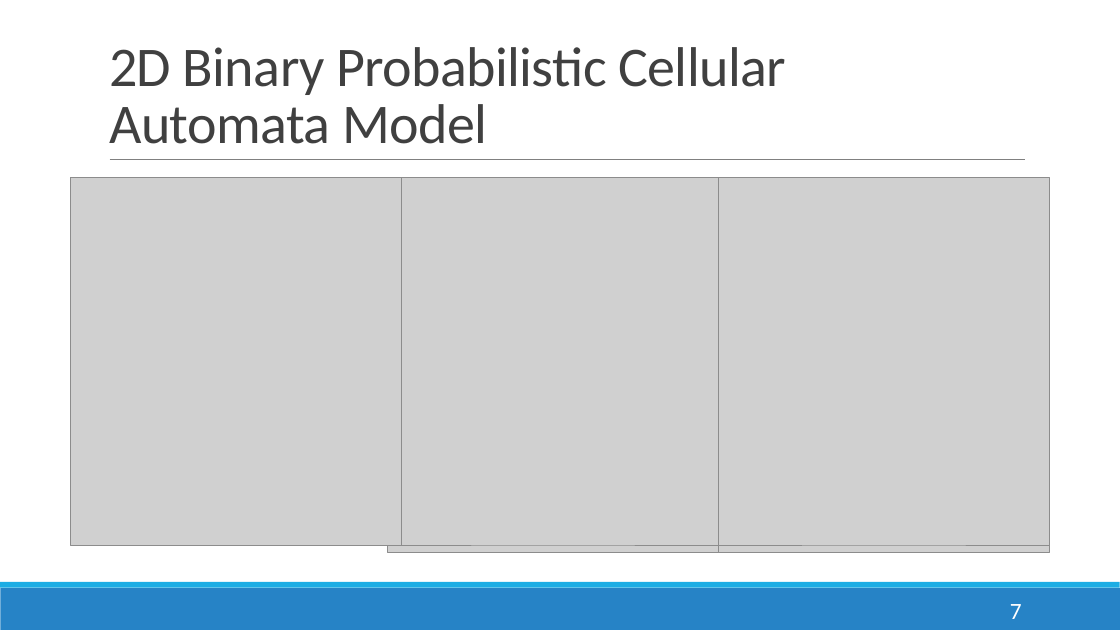
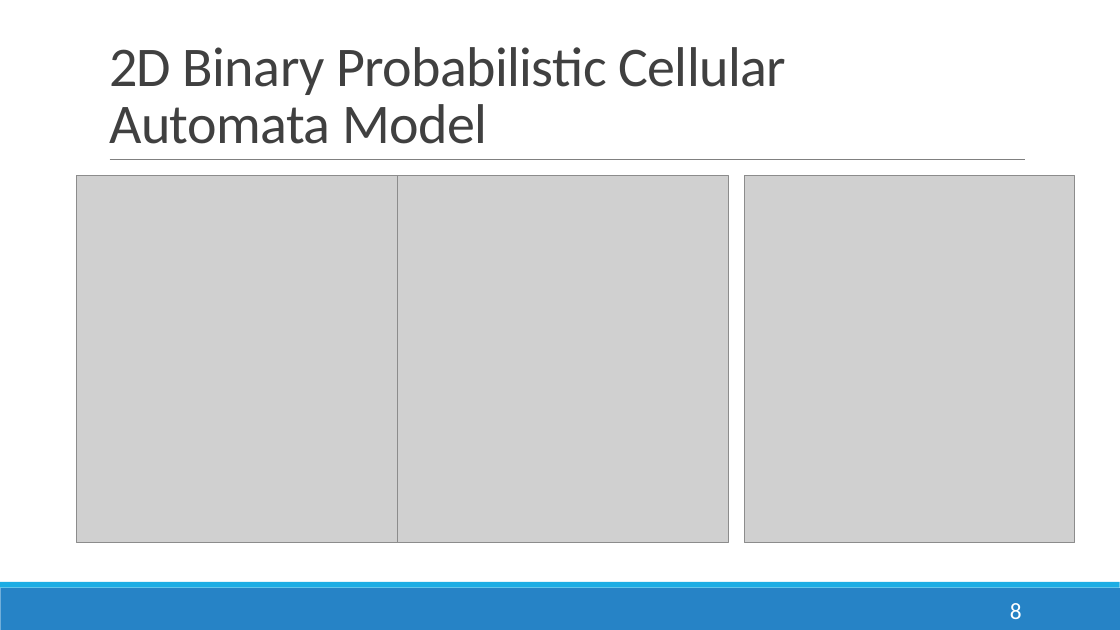
Before and after one commit to ioakimsy/BS-Thesis, a slide deck: slide 8 of documents/AY 23-24 1st Sem Progress Report.pptx (slide 7 before the commit). Drawn at 1120x630 pixels with LibreOffice and Linux fonts; fonts in the diff are those of the drawing; grey boxes stand for pictures. Boxes give left, top, right and bottom in pixels: in the first picture for what was removed or moved away, otherwise in the second. Text is boxed around its words. In the diff, an @@ line names an element or a change of style, - is before the commit and + after.

Commit message:
RM Slides updates

```diff
--- a/documents/AY 23-24 1st Sem Progress Report.pptx
+++ b/documents/AY 23-24 1st Sem Progress Report.pptx
@@ picture: place and size @@
-picture at [71,178,402,545]
+picture at [76,176,408,543]
@@ picture: place and size @@
-picture at [388,178,719,545]
+picture at [397,176,728,543]
@@ picture: place and size @@
-picture at [718,178,1049,545]
+picture at [744,176,1075,543]
@@ picture removed at [388,185,719,552] @@
@@ picture removed at [718,185,1049,552] @@
@@ page number at [1010,603,1022,619]: text changed @@
-7
+8
```
Also in this commit, not shown: 2 other slides changed, 3 slides added, 1 other file.
